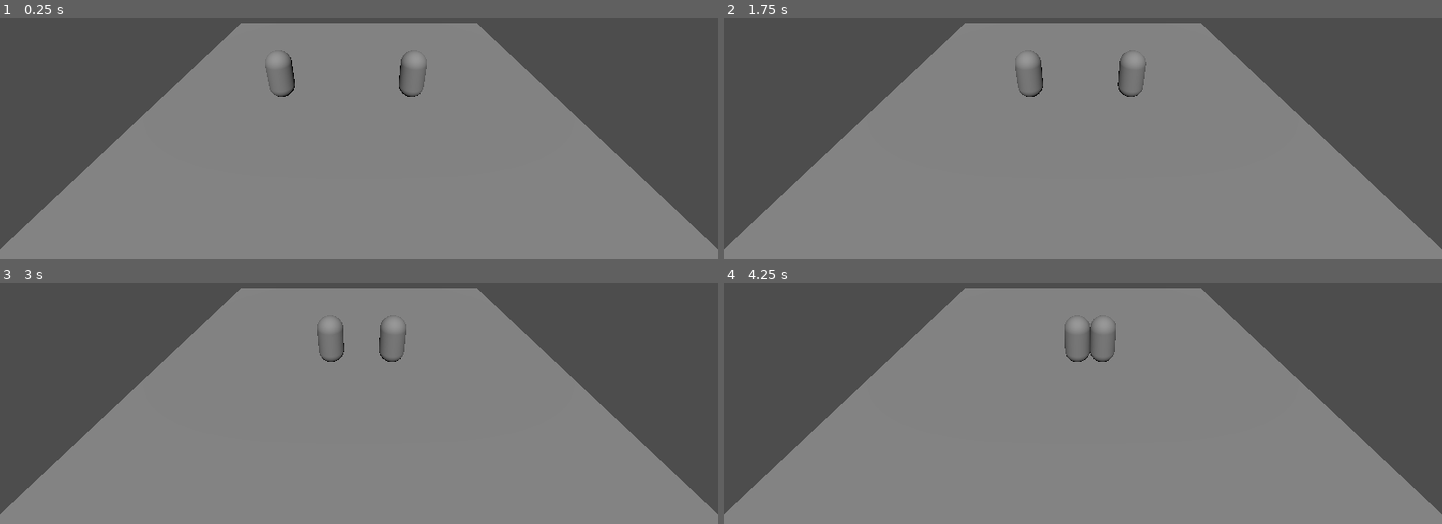
Above: before the commit, frames 1-4 (two rows, left to right).
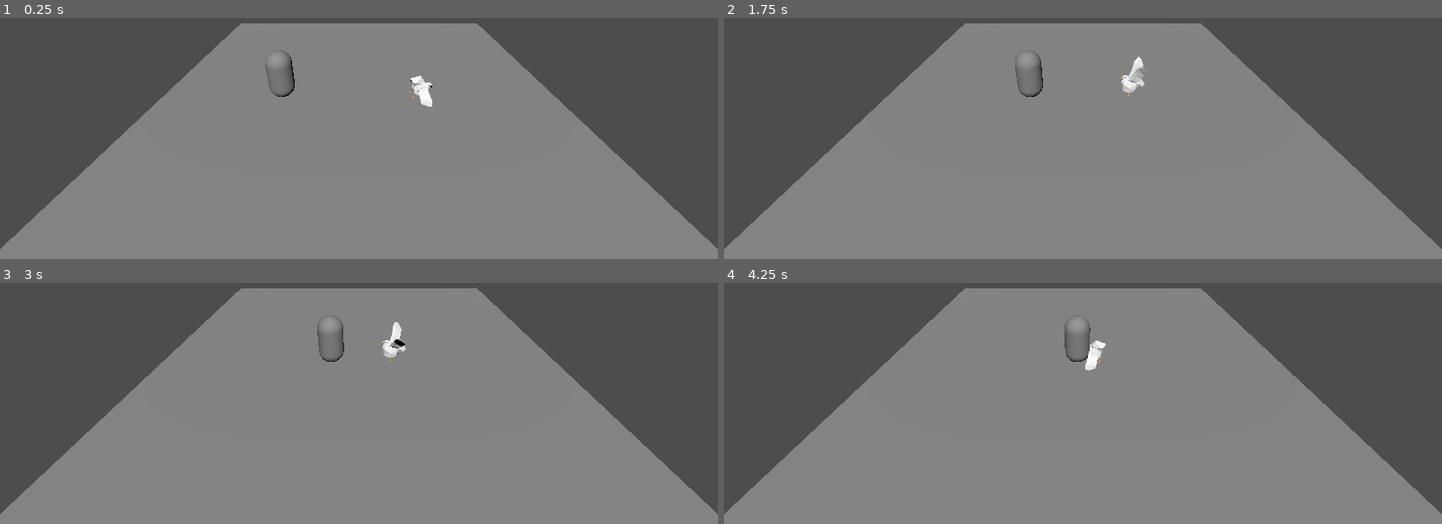
Above: after the commit, the same moments.

Repository: RudyFisher7/sumo_chickens
Game: Godot game, scene res://Chicken/chicken_tester_3d.tscn
The game is run twice, just before and just after one commit, with the same random seed, the same clock (stepped at 60 frames per second) and the same inputs.
Inputs:
- Up to frame 1 (0.25 s): no input
- Up to frame 2 (1.75 s): tap Enter (ui_accept) at 0.5, 0.77, 1.52 s; hold D 0.53-1.28 s; hold Left from 1.28 s (still down)
- Up to frame 3 (3 s): release Left at 2.03 s; hold D from 2.03 s (still down)
- Up to frame 4 (4.25 s): tap Enter (ui_accept) at 3.02, 3.77 s; release D at 3.53 s; hold Left from 3.53 s (still down)

The runs differ from the first frame. In frame 1, 0.4% of the frame differs, in the area x 55-61%, y 13-37%; in frame 2, 0.4%, in the area x 54-59%, y 13-33%; in frame 3, 0.4%; in frame 4, 0.3%.

Commit message:
adding 3d chicken asset

Diff:
--- /dev/null
+++ b/Chicken/chicken_animation_state_machine.gd
@@ -0,0 +1,22 @@
+class_name ChickenAnimationStateMachine
+extends Node3D
+
+
+@export var _animation_player: AnimationPlayer = null
+
+
+var _parent_chicken: CharacterBody3D = null
+
+
+func _ready() -> void:
+	assert(get_parent_node_3d() is CharacterBody3D)
+	if get_parent_node_3d() is CharacterBody3D:
+		_parent_chicken = get_parent_node_3d() as CharacterBody3D
+
+
+func _physics_process(delta: float) -> void:
+	look_at(-_parent_chicken.velocity)
+	if _parent_chicken.is_on_floor():
+		_animation_player.play("Idle")
+	else:
+		_animation_player.play("Jump")
--- /dev/null
+++ b/Chicken/chicken_animation_state_machine.tscn
@@ -0,0 +1,20 @@
+[gd_scene load_steps=3 format=3 uid="uid://ddi7n5lwqyaoc"]
+
+[ext_resource type="PackedScene" uid="uid://c7pc217pj4f2j" path="res://Chicken/assets/chicken.glb" id="1_01ulf"]
+[ext_resource type="Script" path="res://Chicken/chicken_animation_state_machine.gd" id="2_ugrg6"]
+
+[node name="ChickenAnimationStateMachine" node_paths=PackedStringArray("_animation_player") instance=ExtResource("1_01ulf")]
+script = ExtResource("2_ugrg6")
+_animation_player = NodePath("AnimationPlayer")
+
+[node name="Skeleton3D" parent="Armature" index="0"]
+transform = Transform3D(0.2, 0, 0, 0, 0.2, 0, 0, 0, 0.2, 0, 0, 0)
+bones/1/position = Vector3(9.06208e-15, 0.642937, -0.249841)
+bones/5/rotation = Quaternion(-0.226827, -0.0673194, -0.784266, 0.573536)
+bones/6/rotation = Quaternion(0.0331132, 0.0221996, -0.460916, 0.886548)
+bones/7/rotation = Quaternion(-0.600467, 0.052543, -0.0170746, 0.797739)
+bones/8/rotation = Quaternion(-0.340449, 0.00381019, -0.0755755, 0.937213)
+bones/9/rotation = Quaternion(-0.226827, 0.0673196, 0.784266, 0.573536)
+bones/10/rotation = Quaternion(0.0331131, -0.0221996, 0.460916, 0.886548)
+bones/11/rotation = Quaternion(-0.600467, -0.052543, 0.0170745, 0.797739)
+bones/12/rotation = Quaternion(-0.340449, -0.0038102, 0.0755755, 0.937213)
--- a/Chicken/chicken_tester_3d.tscn
+++ b/Chicken/chicken_tester_3d.tscn
@@ -1,6 +1,7 @@
-[gd_scene load_steps=7 format=3 uid="uid://bo2xuee18xort"]
+[gd_scene load_steps=8 format=3 uid="uid://bo2xuee18xort"]
 
 [ext_resource type="Script" path="res://Chicken/chicken_3d.gd" id="1_lepkl"]
+[ext_resource type="PackedScene" uid="uid://ddi7n5lwqyaoc" path="res://Chicken/chicken_animation_state_machine.tscn" id="2_8noba"]
 
 [sub_resource type="PlaneMesh" id="PlaneMesh_q6ilu"]
 size = Vector2(16, 16)
@@ -10,9 +11,9 @@
 
 [sub_resource type="CylinderShape3D" id="CylinderShape3D_8byqn"]
 
+[sub_resource type="CylinderShape3D" id="CylinderShape3D_5wuat"]
+
 [sub_resource type="CapsuleMesh" id="CapsuleMesh_jobws"]
-
-[sub_resource type="CylinderShape3D" id="CylinderShape3D_5wuat"]
 
 [node name="ChickenTester3D" type="Node3D"]
 
@@ -33,9 +34,7 @@
 transform = Transform3D(1, 0, 0, 0, 1, 0, 0, 0, 1, 0, 1, 0)
 shape = SubResource("CylinderShape3D_8byqn")
 
-[node name="MeshInstance3D" type="MeshInstance3D" parent="CharacterBody3D"]
-transform = Transform3D(1, 0, 0, 0, 1, 0, 0, 0, 1, 0, 1, 0)
-mesh = SubResource("CapsuleMesh_jobws")
+[node name="ChickenAnimationStateMachine" parent="CharacterBody3D" instance=ExtResource("2_8noba")]
 
 [node name="CharacterBody3D2" type="CharacterBody3D" parent="."]
 transform = Transform3D(1, 0, 0, 0, 1, 0, 0, 0, 1, -3.09605, 0, 0)
Binary file added: Chicken/assets/chicken.glb
Not shown, added: Chicken/assets/chicken.glb.import
Binary file added: Chicken/assets/chicken_3 Pallets_High_Res.png
Not shown, added: Chicken/assets/chicken_3 Pallets_High_Res.png.import
